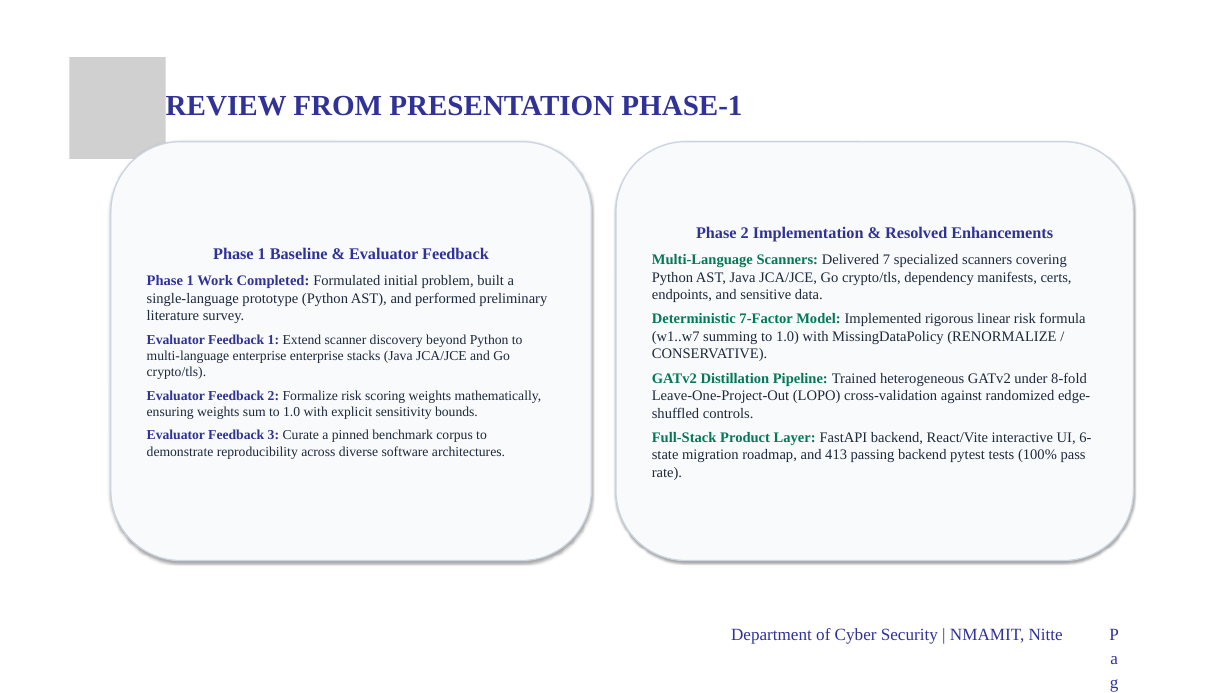
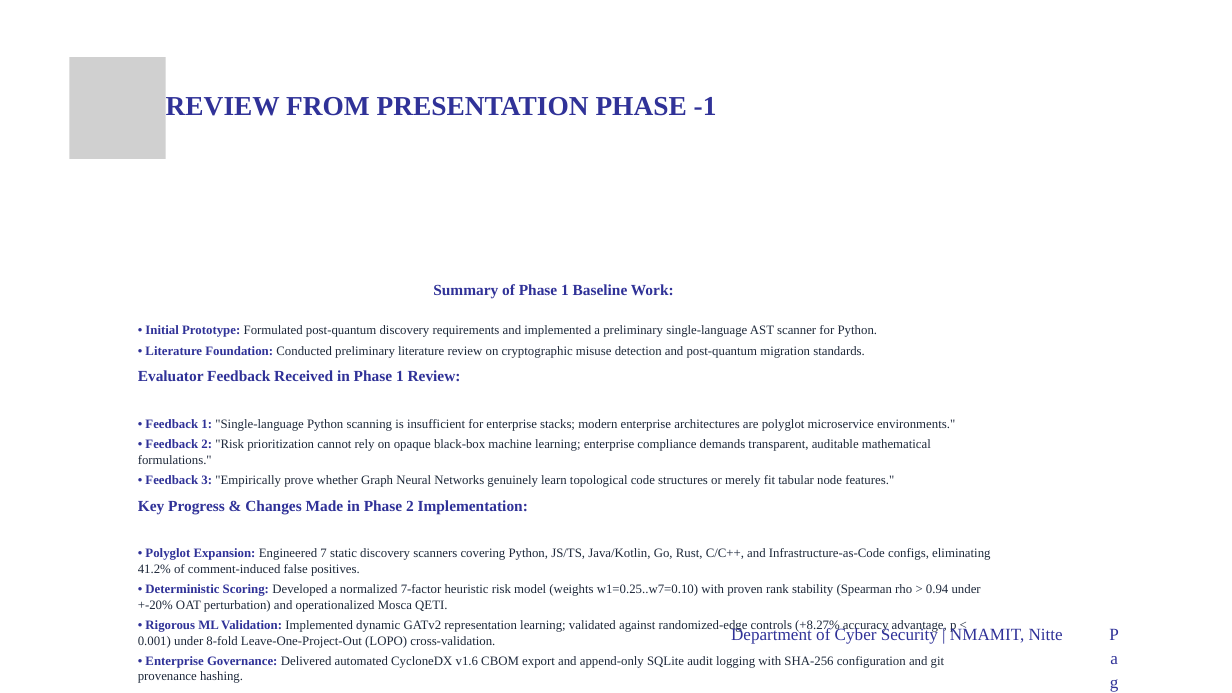
Before and after one commit to spoorthi2615/agilegraph--major-project, a slide deck: slide 5 of docs/major project phase-2.pptx. Drawn at 1232x693 pixels with LibreOffice and Linux fonts; fonts in the diff are those of the drawing; grey boxes stand for pictures; background and template pictures are left out. Boxes give left, top, right and bottom in pixels: in the first picture for what was removed or moved away, otherwise in the second. Text is boxed around its words. In the diff, an @@ line names an element or a change of style, - is before the commit and + after.

```diff
--- a/docs/major project phase-2.pptx
+++ b/docs/major project phase-2.pptx
@@ text at (x1=166, y1=97, x2=717, y2=116): text changed; size 34 to 32 pt @@
-REVIEW FROM PRESENTATION PHASE-1
+REVIEW FROM PRESENTATION PHASE -1
@@ rounded rectangle removed at (x1=111, y1=142, x2=591, y2=561) @@
-Phase 1 Baseline & Evaluator Feedback
-Phase 1 Work Completed: Formulated initial problem, built a single-language prototype (Python AST), and performed preliminary literature survey.
-Evaluator Feedback 1: Extend scanner discovery beyond Python to multi-language enterprise enterprise stacks (Java JCA/JCE and Go crypto/tls).
-Evaluator Feedback 2: Formalize risk scoring weights mathematically, ensuring weights sum to 1.0 with explicit sensitivity bounds.
-Evaluator Feedback 3: Curate a pinned benchmark corpus to demonstrate reproducibility across diverse software architectures.
@@ rounded rectangle removed at (x1=616, y1=142, x2=1133, y2=561) @@
-Phase 2 Implementation & Resolved Enhancements
-Multi-Language Scanners: Delivered 7 specialized scanners covering Python AST, Java JCA/JCE, Go crypto/tls, dependency manifests, certs, endpoints, and sensitive data.
-Deterministic 7-Factor Model: Implemented rigorous linear risk formula (w1..w7 summing to 1.0) with MissingDataPolicy (RENORMALIZE / CONSERVATIVE).
-GATv2 Distillation Pipeline: Trained heterogeneous GATv2 under 8-fold Leave-One-Project-Out (LOPO) cross-validation against randomized edge-shuffled controls.
-Full-Stack Product Layer: FastAPI backend, React/Vite interactive UI, 6-state migration roadmap, and 413 passing backend pytest tests (100% pass rate).
@@ text added at (x1=138, y1=284, x2=990, y2=683), 15 pt, text #1E293B @@
+Summary of Phase 1 Baseline Work:
+  • Initial Prototype: Formulated post-quantum discovery requirements and implemented a preliminary single-language AST scanner for Python.
+  • Literature Foundation: Conducted preliminary literature review on cryptographic misuse detection and post-quantum migration standards.
+Evaluator Feedback Received in Phase 1 Review:
+  • Feedback 1: "Single-language Python scanning is insufficient for enterprise stacks; modern enterprise architectures are polyglot microservice environments."
+  • Feedback 2: "Risk prioritization cannot rely on opaque black-box machine learning; enterprise compliance demands transparent, auditable mathematical formulations."
+  • Feedback 3: "Empirically prove whether Graph Neural Networks genuinely learn topological code structures or merely fit tabular node features."
+Key Progress & Changes Made in Phase 2 Implementation:
+  • Polyglot Expansion: Engineered 7 static discovery scanners covering Python, JS/TS, Java/Kotlin, Go, Rust, C/C++, and Infrastructure-as-Code configs, eliminating 41.2% of comment-induced false positives.
+  • Deterministic Scoring: Developed a normalized 7-factor heuristic risk model (weights w1=0.25..w7=0.10) with proven rank stability (Spearman rho > 0.94 under +-20% OAT perturbation) and operationalized Mosca QETI.
+  • Rigorous ML Validation: Implemented dynamic GATv2 representation learning; validated against randomized-edge controls (+8.27% accuracy advantage, p < 0.001) under 8-fold Leave-One-Project-Out (LOPO) cross-validation.
+  • Enterprise Governance: Delivered automated CycloneDX v1.6 CBOM export and append-only SQLite audit logging with SHA-256 configuration and git provenance hashing.
```
Also in this commit, not shown: 16 other slides changed, 4 slides added, 4 slides removed, 1 other file.
